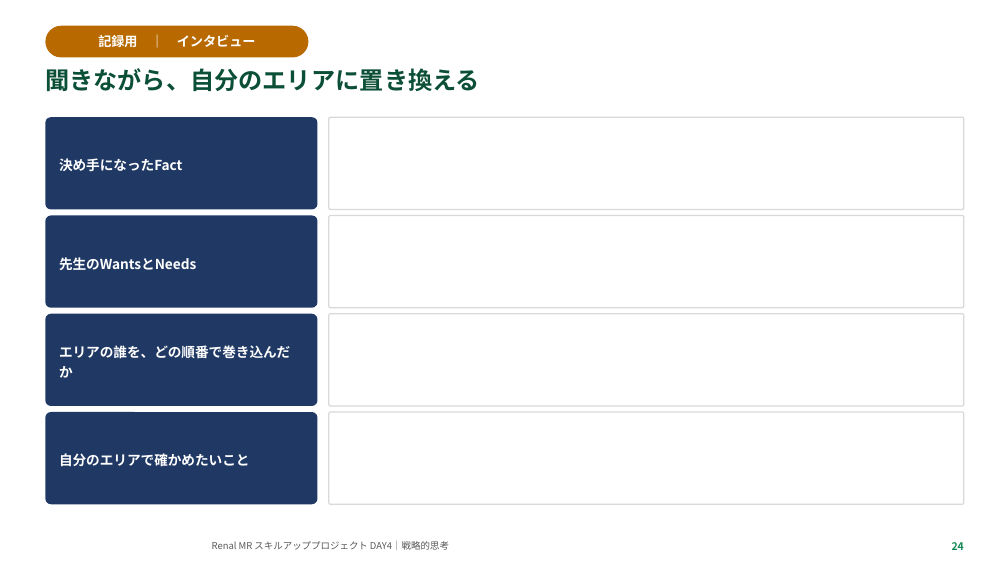
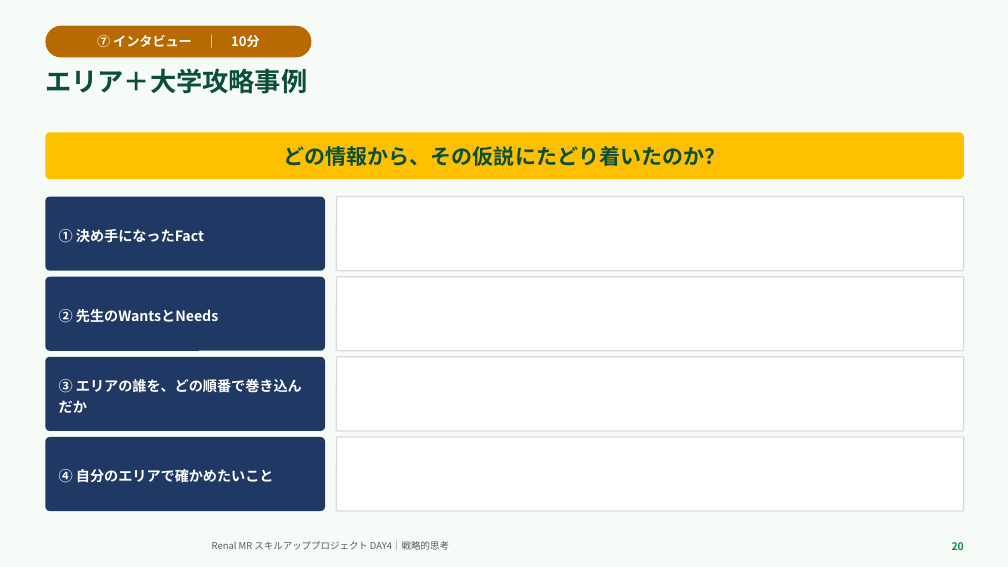
Before and after one commit to TAKUYA-1187/Claude, a slide deck: slide 20 of novartis_training/DAY4_ちょっと分かるだけで世界が変わる.pptx (slide 24 before the commit). Drawn at 1008x567 pixels with LibreOffice and Linux fonts; fonts in the diff are those of the drawing; background and template pictures are left out. Boxes give left, top, right and bottom in pixels: in the first picture for what was removed or moved away, otherwise in the second. Text is boxed around its words. In the diff, an @@ line names an element or a change of style, - is before the commit and + after.

```diff
--- a/novartis_training/DAY4_ちょっと分かるだけで世界が変わる.pptx
+++ b/novartis_training/DAY4_ちょっと分かるだけで世界が変わる.pptx
@@ rectangle removed at (x1=0, y1=0, x2=1008, y2=567) @@
@@ rectangle added at (x1=0, y1=0, x2=1008, y2=567), fill #F7FBF8 @@
@@ text in rounded rectangle at (x1=97, y1=35, x2=260, y2=48): text changed @@
-記録用 ｜ インタビュー
+⑦ インタビュー ｜ 10分
@@ text at (x1=45, y1=68, x2=307, y2=94): text changed; size 23 to 25 pt @@
-聞きながら、自分のエリアに置き換える
+エリア＋大学攻略事例
@@ rounded rectangle added at (x1=45, y1=132, x2=964, y2=179), fill #FFC000, 20 pt, text #0B4F37, bold @@
+どの情報から、その仮説にたどり着いたのか？
@@ rounded rectangle "① 決め手になったFact" resized from (x1=45, y1=117, x2=318, y2=209) to (x1=45, y1=197, x2=325, y2=271) @@
@@ rounded rectangle resized from (x1=329, y1=216, x2=964, y2=308) to (x1=337, y1=197, x2=964, y2=271) @@
@@ text in rounded rectangle at (x1=59, y1=229, x2=204, y2=243): text changed; size 13 to 13.5 pt @@
-決め手になったFact
+① 決め手になったFact
@@ rounded rectangle "② 先生のWantsとNeeds" resized from (x1=45, y1=216, x2=318, y2=308) to (x1=45, y1=277, x2=325, y2=351) @@
@@ rounded rectangle resized from (x1=329, y1=117, x2=964, y2=209) to (x1=337, y1=277, x2=964, y2=351) @@
@@ text in rounded rectangle at (x1=59, y1=309, x2=218, y2=323): text changed; size 13 to 13.5 pt @@
-先生のWantsとNeeds
+② 先生のWantsとNeeds
@@ rounded rectangle "③ エリアの誰を、どの順番で巻き込んだか" resized from (x1=45, y1=314, x2=318, y2=406) to (x1=45, y1=357, x2=325, y2=431) @@
@@ rounded rectangle resized from (x1=329, y1=314, x2=964, y2=406) to (x1=337, y1=357, x2=964, y2=431) @@
@@ text in rounded rectangle at (x1=59, y1=379, x2=302, y2=413): text changed; size 13 to 13.5 pt @@
-エリアの誰を、どの順番で巻き込んだか
+③ エリアの誰を、どの順番で巻き込んだか
@@ rounded rectangle "④ 自分のエリアで確かめたいこと" resized from (x1=45, y1=412, x2=318, y2=504) to (x1=45, y1=437, x2=325, y2=511) @@
@@ rounded rectangle resized from (x1=329, y1=412, x2=964, y2=504) to (x1=337, y1=437, x2=964, y2=511) @@
@@ text in rounded rectangle at (x1=59, y1=469, x2=274, y2=483): text changed; size 13 to 13.5 pt @@
-自分のエリアで確かめたいこと
+④ 自分のエリアで確かめたいこと
```
Also in this commit, not shown: 21 other slides changed, 6 slides removed, 2 other files.
